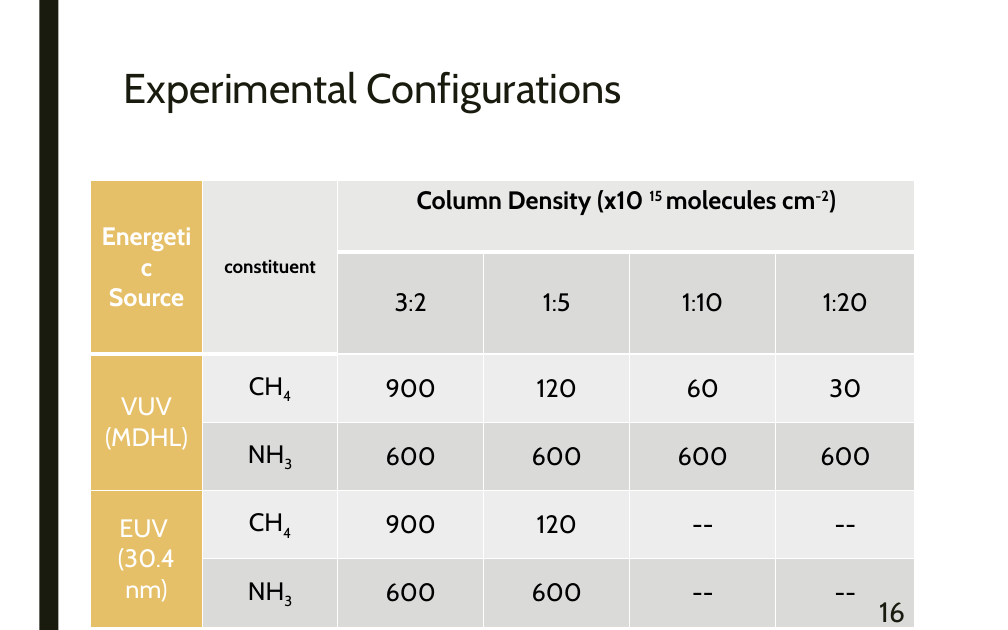
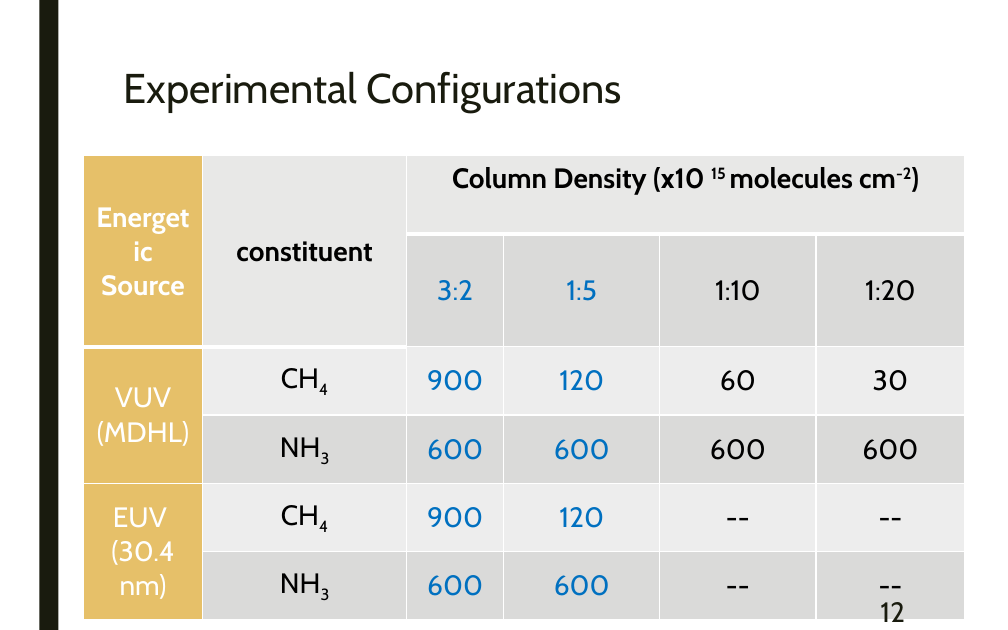
Before and after one commit to samuello1228/lily, a slide deck: slide 12 of doc/VUV and EUV irradiation of CH4 + NH3.pptx (slide 16 before the commit). Drawn at 1008x630 pixels with LibreOffice and Linux fonts; fonts in the diff are those of the drawing. Boxes give left, top, right and bottom in pixels: in the first picture for what was removed or moved away, otherwise in the second. Text is boxed around its words. In the diff, an @@ line names an element or a change of style, - is before the commit and + after.

Commit message:
change the font size on the arrows

```diff
--- a/doc/VUV and EUV irradiation of CH4 + NH3.pptx
+++ b/doc/VUV and EUV irradiation of CH4 + NH3.pptx
@@ table at [84,156,966,604] @@
@@ size 18 to 20 pt @@
@@ size 13.5 to 20 pt in "constituent" @@
@@ text colour #000000 to #0070C0 in "3:2", "1:5", "900", "120" and 6 more places @@
@@ table: place and size @@
-table at [91,180,915,610]
+table at [84,156,966,604]
@@ page number at [880,602,905,622]: text changed @@
-16
+12
```
Also in this commit, not shown: 23 other slides changed, 1 slide added, 5 slides removed, 1 other file.
